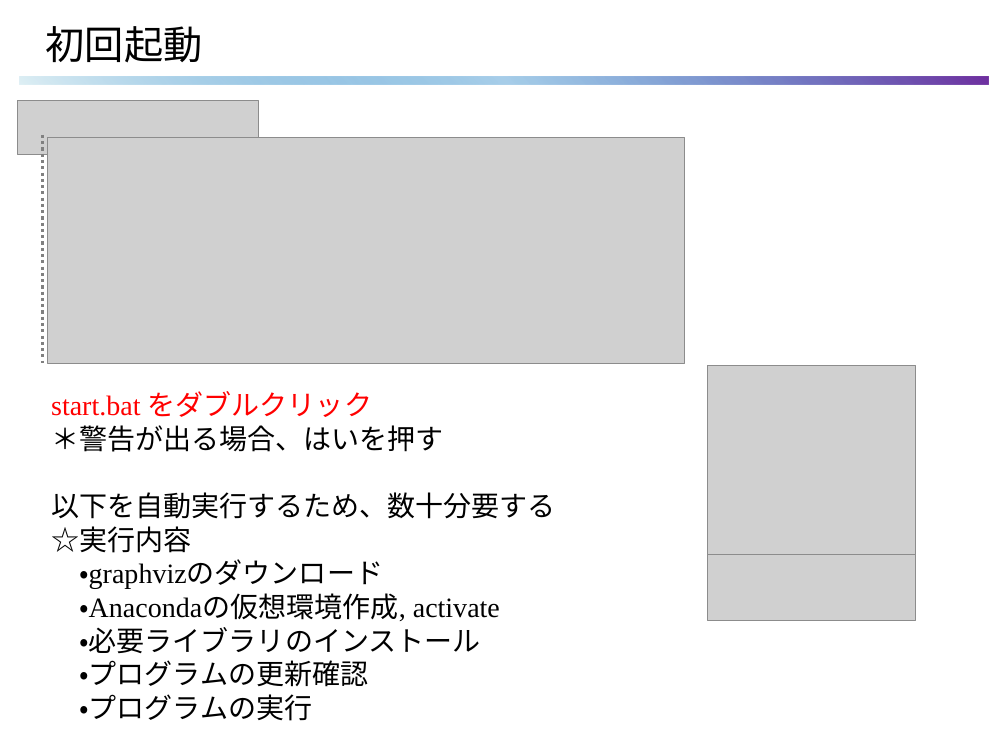
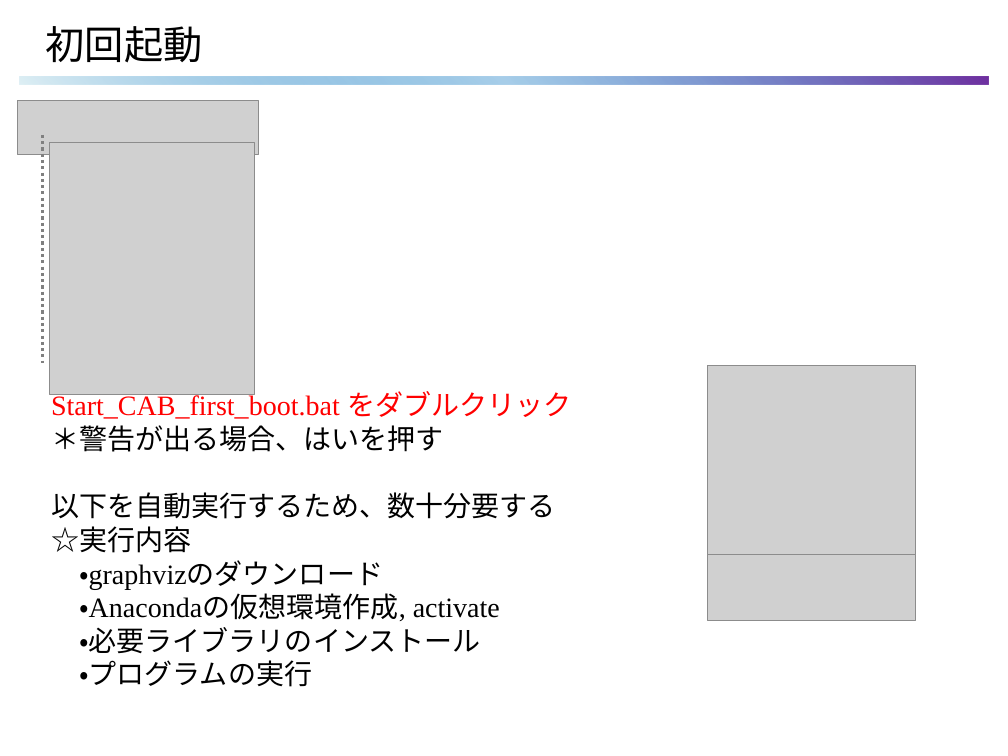
Before and after one commit to hori1537/CAB-Analyze-Bigdata, a slide deck: slide 5 of references/CAB.pptx. Drawn at 1008x756 pixels with LibreOffice and Linux fonts; fonts in the diff are those of the drawing; grey boxes stand for pictures. Boxes give left, top, right and bottom in pixels: in the first picture for what was removed or moved away, otherwise in the second. Text is boxed around its words. In the diff, an @@ line names an element or a change of style, - is before the commit and + after.

```diff
--- a/references/CAB.pptx
+++ b/references/CAB.pptx
@@ picture removed at (47, 137, 684, 363) @@
@@ picture added at (49, 142, 254, 394) @@
@@ text at (51, 391, 571, 419): text changed @@
-start.bat をダブルクリック
+Start_CAB_first_boot.bat をダブルクリック
@@ text at (79, 660, 368, 687): paragraph removed @@
-・プログラムの更新確認
```
Also in this commit, not shown: 6 other slides changed, 2 slides added.
